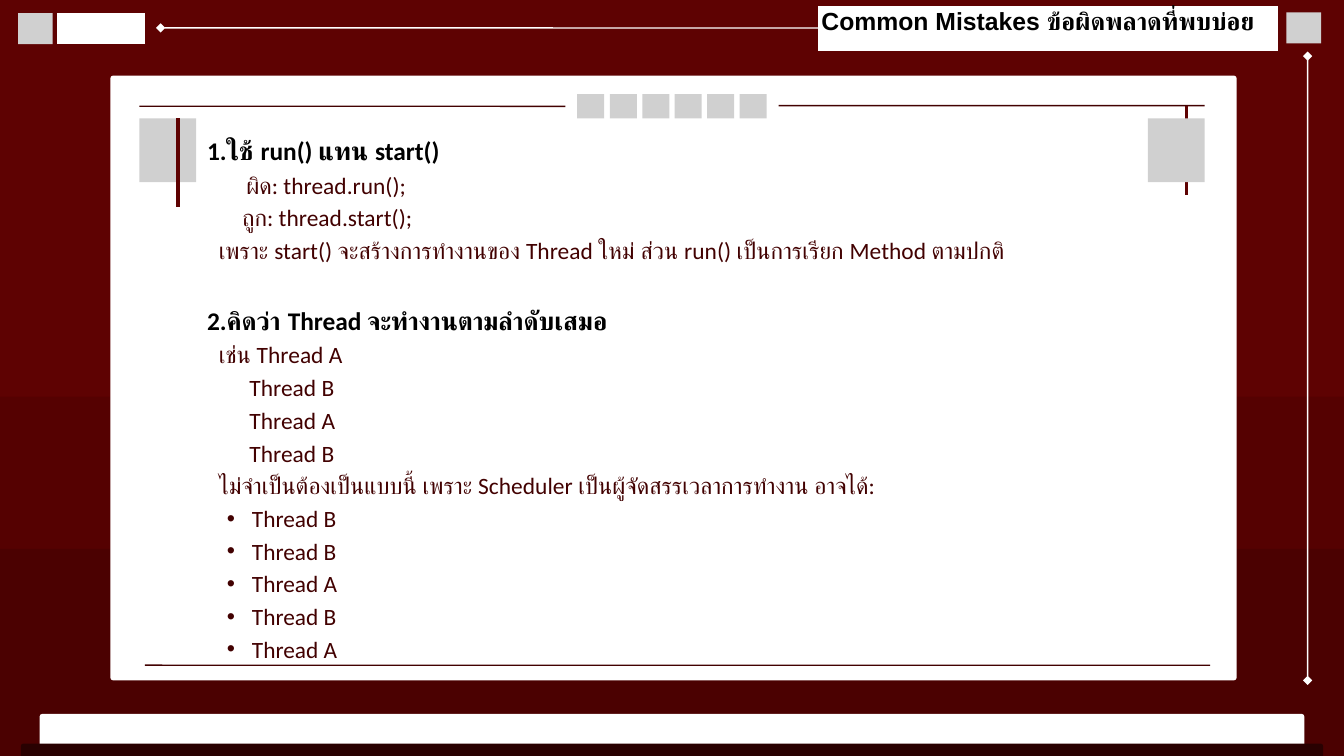
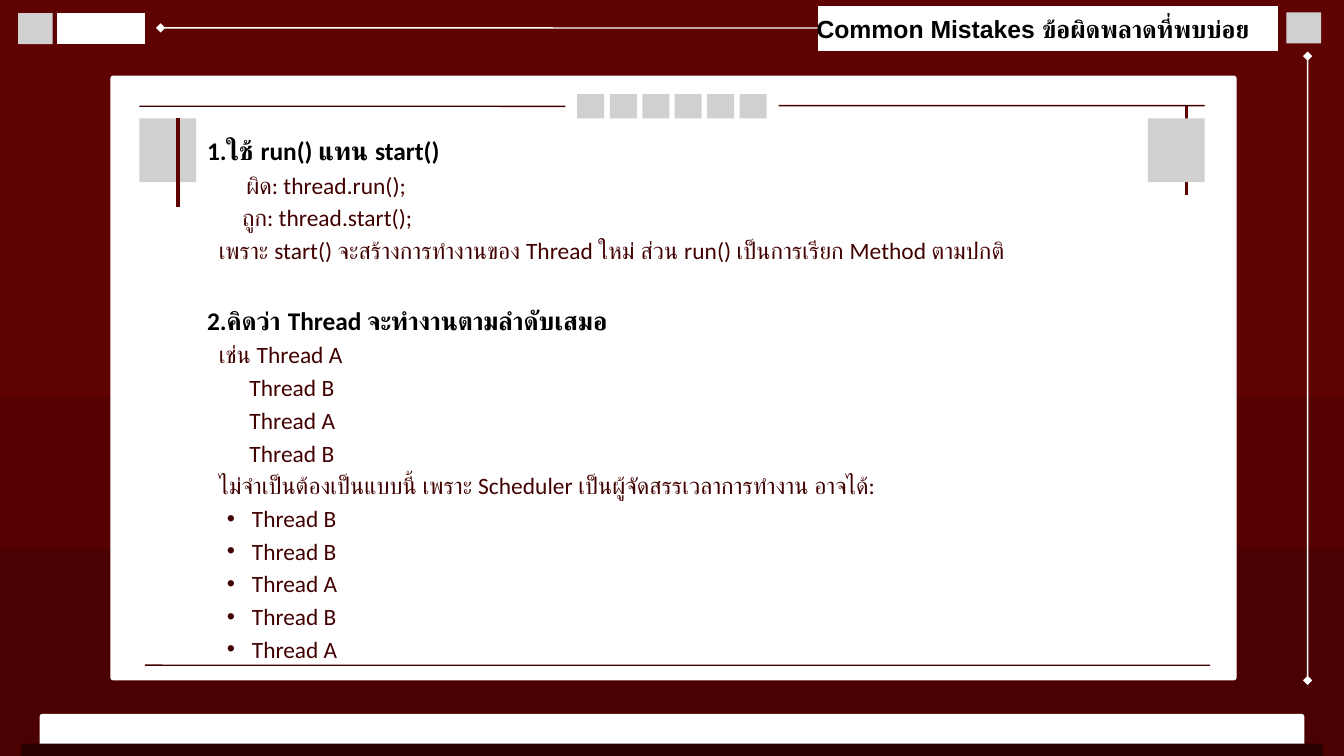
Before and after one commit to Viseth101/rust-tutorial-2569, a slide deck: slide 15 of 22-concurrency-threads/Presentation/Chapter 22 Concurrency & Threads- #26 (1).pptx (slide 16 before the commit). Drawn at 1344x756 pixels with LibreOffice and Linux fonts; fonts in the diff are those of the drawing; grey boxes stand for pictures. Boxes give left, top, right and bottom in pixels: in the first picture for what was removed or moved away, otherwise in the second. Text is boxed around its words. In the diff, an @@ line names an element or a change of style, - is before the commit and + after.

```diff
--- a/22-concurrency-threads/Presentation/Chapter 22 Concurrency & Threads- #26 (1).pptx
+++ b/22-concurrency-threads/Presentation/Chapter 22 Concurrency & Threads- #26 (1).pptx
@@ text "Common Mistakes ข้อผิดพลาดที่พบบ่อย" rewrapped from (821,11,1254,31) to (817,18,1249,44) @@
```
Also in this commit, not shown: 12 other slides changed, 1 slide removed.
